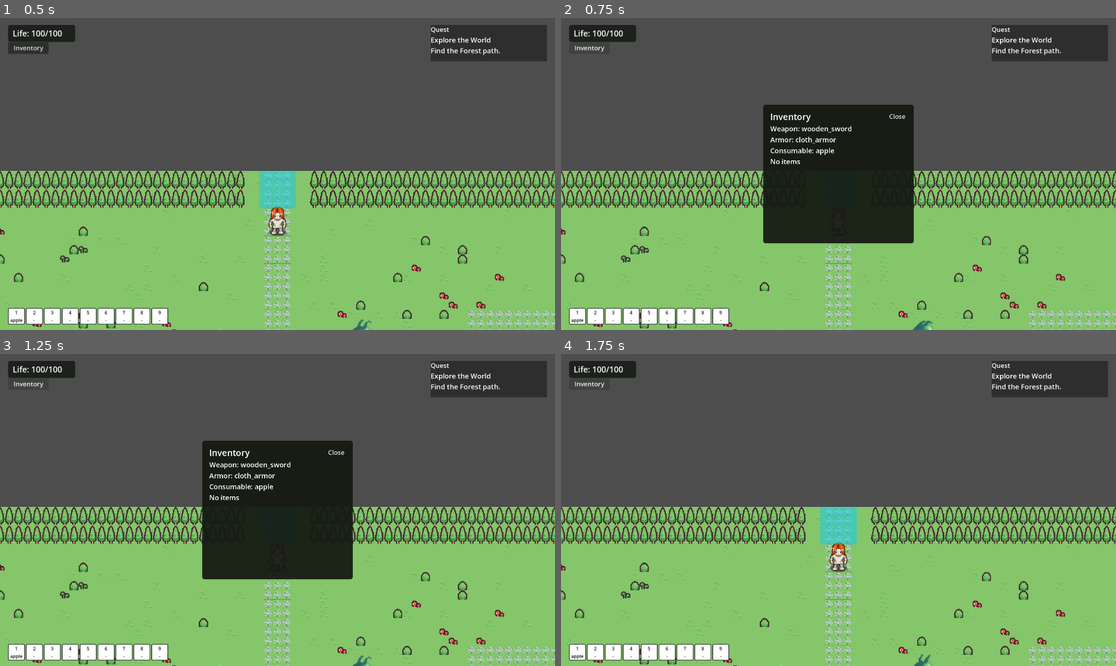
Above: before the commit, frames 1-4 (two rows, left to right).
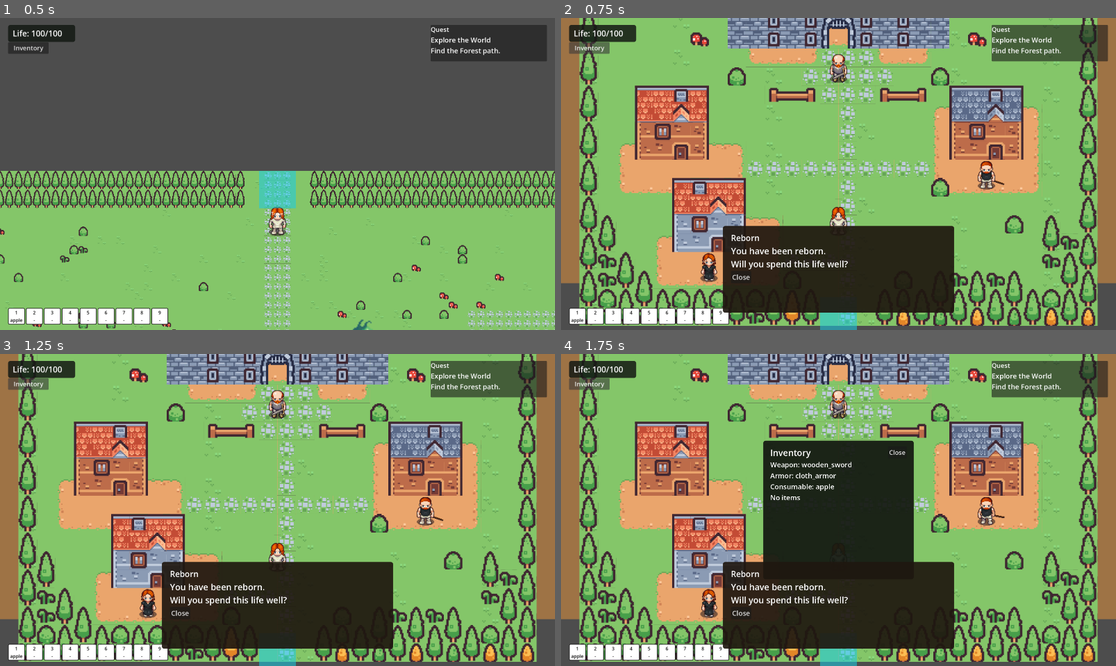
Above: after the commit, the same moments.

Repository: rajahafify/life-well-spent
Game: Godot game, scene res://scenes/field.tscn
The game is run twice, just before and just after one commit, with the same random seed, the same clock (stepped at 60 frames per second) and the same inputs. This scene is started directly instead of the project's main scene.
Inputs:
- Up to frame 1 (0.5 s): no input
- Up to frame 2 (0.75 s): click "Inventory" at 0.5 s
- Up to frame 3 (1.25 s): no input
- Up to frame 4 (1.75 s): click "Inventory" at 1.25 s

Frame 1 is identical in both runs. In frame 2, 83% of the frame differs, in the area x 0-100%, y 0-100%; in frame 3, 83%; in frame 4, 84%.

Commit message:
Fix progression QA issues
Specs: tests/specs/town_scene_dialog_test.gd, tests/specs/field_scene_test.gd, tests/specs/quest_manager_test.gd

Diff:
--- a/scripts/controllers/field.gd
+++ b/scripts/controllers/field.gd
@@ -164,6 +164,8 @@
 
 func _physics_process(delta: float) -> void:
 	_update_camera()
+	if Input.is_mouse_button_pressed(MOUSE_BUTTON_LEFT):
+		follow_held_mouse(get_global_mouse_position())
 	if _pending_npc != null and _pending_npc.is_player_in_talk_range(_player.global_position):
 		var npc := _pending_npc
 		_pending_npc = null
@@ -242,6 +244,10 @@
 		return false
 	movement.move_to(target)
 	return true
+
+
+func follow_held_mouse(target: Vector2) -> bool:
+	return move_player_to(target)
 
 
 func engage_enemy(instance_id: String) -> void:
--- a/scripts/controllers/town_scene_controller.gd
+++ b/scripts/controllers/town_scene_controller.gd
@@ -40,7 +40,7 @@
 	_connect_hud()
 	_update_quest_window()
 	_connect_dialog()
-	_show_reborn_dialog()
+	_show_reborn_dialog_once()
 	_connect_portal()
 	_connect_worldbuilding_npcs()
 	_update_camera()
@@ -61,8 +61,11 @@
 		_dialog_view.complete_quest_requested.connect(_on_complete_quest_requested)
 
 
-func _show_reborn_dialog() -> void:
-	_dialog_view.show_dialog("Reborn", REBORN_DIALOG, false, false)
+func _show_reborn_dialog_once() -> void:
+	if QuestSystem.mark_town_reborn_intro_seen():
+		_dialog_view.show_dialog("Reborn", REBORN_DIALOG, false, false)
+		return
+	_dialog_view.hide_dialog()
 
 
 func _connect_portal() -> void:
@@ -79,6 +82,8 @@
 
 func _physics_process(_delta: float) -> void:
 	_update_camera()
+	if Input.is_mouse_button_pressed(MOUSE_BUTTON_LEFT):
+		follow_held_mouse(get_global_mouse_position())
 	if _pending_npc != null and _pending_npc.is_player_in_talk_range(_player.global_position):
 		var npc := _pending_npc
 		_pending_npc = null
@@ -117,6 +122,10 @@
 	return true
 
 
+func follow_held_mouse(target: Vector2) -> bool:
+	return move_player_to(target)
+
+
 func request_field() -> void:
 	requested_scene_path = FIELD_PATH
 	if is_inside_tree():
--- a/scripts/managers/quest_system.gd
+++ b/scripts/managers/quest_system.gd
@@ -60,6 +60,14 @@
 	return quests.complete_side_quest_chain(chain_id)
 
 
+func has_seen_town_reborn_intro() -> bool:
+	return quests.has_seen_town_reborn_intro()
+
+
+func mark_town_reborn_intro_seen() -> bool:
+	return quests.mark_town_reborn_intro_seen()
+
+
 func has_certification(certification_id: String) -> bool:
 	return quests.has_certification(certification_id)
 
--- a/scripts/models/progression_model.gd
+++ b/scripts/models/progression_model.gd
@@ -47,6 +47,7 @@
 		return false
 	if quest_manager.side_quest_step(chain_id) >= 3:
 		quest_manager.complete_side_quest_chain(chain_id)
+		quest_manager.advance_main_quest_objective("explore_the_world", "enter_forest")
 		player_stats.unlock_facility("swordsman_guild")
 	return true
 
--- a/scripts/models/quest_manager.gd
+++ b/scripts/models/quest_manager.gd
@@ -7,6 +7,7 @@
 const MAIN_EXPLORE_WORLD := "explore_the_world"
 const OBJ_FIND_FOREST_PATH := "find_forest_path"
 const OBJ_GET_SWORDSMAN_CERTIFICATION := "get_swordsman_certification"
+const OBJ_ENTER_FOREST := "enter_forest"
 const CHECKPOINT_FOREST_GUARD := "forest_guard"
 const SIDE_REBUILD_SWORDSMAN_GUILD := "rebuilding_swordsman_guild"
 const CERT_SWORDSMAN := "swordsman_certification"
@@ -18,6 +19,7 @@
 var main_quests: Dictionary = {}
 var side_quest_chains: Dictionary = {}
 var certifications: Dictionary = {}
+var town_reborn_intro_seen: bool = false
 
 
 func add_quest(name: String, cost: int, description: String) -> void:
@@ -84,6 +86,7 @@
 			"objectives": {
 				OBJ_FIND_FOREST_PATH: "Find the Forest path.",
 				OBJ_GET_SWORDSMAN_CERTIFICATION: "Get Swordsman Certification.",
+				OBJ_ENTER_FOREST: "Enter the Forest.",
 			},
 			"checkpoints": {
 				CHECKPOINT_FOREST_GUARD: {
@@ -205,6 +208,17 @@
 	return true
 
 
+func has_seen_town_reborn_intro() -> bool:
+	return town_reborn_intro_seen
+
+
+func mark_town_reborn_intro_seen() -> bool:
+	if town_reborn_intro_seen:
+		return false
+	town_reborn_intro_seen = true
+	return true
+
+
 func has_certification(certification_id: String) -> bool:
 	return bool(certifications.get(certification_id, false))
 
@@ -218,6 +232,7 @@
 		"main_quests": main_quests.duplicate(true),
 		"side_quest_chains": side_quest_chains.duplicate(true),
 		"certifications": certifications.duplicate(true),
+		"town_reborn_intro_seen": town_reborn_intro_seen,
 	}
 
 
@@ -229,6 +244,7 @@
 	main_quests = Dictionary(data.get("main_quests", {})).duplicate(true)
 	side_quest_chains = Dictionary(data.get("side_quest_chains", {})).duplicate(true)
 	certifications = Dictionary(data.get("certifications", {})).duplicate(true)
+	town_reborn_intro_seen = bool(data.get("town_reborn_intro_seen", false))
 
 
 func _duplicate_array(value) -> Array[Dictionary]:
--- a/tests/specs/field_scene_test.gd
+++ b/tests/specs/field_scene_test.gd
@@ -553,6 +553,16 @@
 	assert_eq(player.global_position + Vector2(0, -150), camera.global_position)
 
 
+func test_field_follow_held_mouse_updates_player_destination() -> void:
+	if root == null:
+		return
+	var movement = root.get_node("Player/Sprite")
+	movement._ready()
+	var target := Vector2(900, 560)
+	assert_true(root.follow_held_mouse(target))
+	assert_eq(target, movement.destination)
+
+
 func test_far_forest_guard_click_moves_player_before_dialog() -> void:
 	if root == null:
 		return
--- a/tests/specs/progression_model_test.gd
+++ b/tests/specs/progression_model_test.gd
@@ -88,3 +88,13 @@
 	assert_true(quests.has_certification("swordsman_certification"))
 	assert_in("swordsman_guild", player.unlocked_facilities)
 	assert_false(quests.is_side_quest_active("rebuilding_swordsman_guild"))
+
+
+func test_swordsman_certification_step_three_advances_main_objective() -> void:
+	quests.setup_core_quests()
+	quests.advance_main_quest_objective("explore_the_world", "get_swordsman_certification")
+	progression.complete_swordsman_certification_step()
+	progression.complete_swordsman_certification_step()
+	progression.complete_swordsman_certification_step()
+	assert_eq("enter_forest", quests.current_main_objective_id())
+	assert_eq("Enter the Forest.", quests.current_main_objective_text())
--- a/tests/specs/quest_manager_test.gd
+++ b/tests/specs/quest_manager_test.gd
@@ -143,6 +143,21 @@
 	assert_eq("get_swordsman_certification", qm.current_main_objective_id())
 	assert_eq("Get Swordsman Certification.", qm.current_main_objective_text())
 	assert_true(qm.is_side_quest_active("rebuilding_swordsman_guild"))
+
+
+func test_swordsman_certification_can_advance_main_objective_to_forest_endpoint() -> void:
+	qm.setup_core_quests()
+	qm.advance_main_quest_objective("explore_the_world", "get_swordsman_certification")
+	assert_true(qm.advance_main_quest_objective("explore_the_world", "enter_forest"))
+	assert_eq("enter_forest", qm.current_main_objective_id())
+	assert_eq("Enter the Forest.", qm.current_main_objective_text())
+
+
+func test_town_reborn_intro_is_marked_once() -> void:
+	assert_false(qm.has_seen_town_reborn_intro())
+	assert_true(qm.mark_town_reborn_intro_seen())
+	assert_true(qm.has_seen_town_reborn_intro())
+	assert_false(qm.mark_town_reborn_intro_seen())
 
 
 func test_main_quest_tracks_forest_guard_checkpoint() -> void:
--- a/tests/specs/town_scene_dialog_test.gd
+++ b/tests/specs/town_scene_dialog_test.gd
@@ -50,6 +50,20 @@
 	assert_eq("You have been reborn.\nWill you spend this life well?", body.text)
 	assert_false(next.visible)
 	assert_null(root.get_node_or_null("UI/RebornPrompt"))
+
+
+func test_town_does_not_repeat_reborn_copy_after_first_visit() -> void:
+	root.free()
+	root = null
+	var first_scene: PackedScene = load("res://scenes/town_scene.tscn")
+	var first_root = first_scene.instantiate()
+	first_root._ready()
+	first_root.free()
+	var second_scene: PackedScene = load("res://scenes/town_scene.tscn")
+	root = second_scene.instantiate()
+	root._ready()
+	var dialog: TownDialogView = root.get_node("UI/DialogPanel") as TownDialogView
+	assert_false(dialog.visible)
 
 
 func test_town_has_top_right_quest_window() -> void:
@@ -152,6 +166,16 @@
 	assert_in("swordsman_guild", root.player_stats.unlocked_facilities)
 	assert_true(root.player_stats.game_over_requested)
 	assert_true(body.text.contains("SWORDSMAN GUILD UNLOCKED"))
+	assert_eq("enter_forest", QuestSystem.current_main_objective_id())
+
+
+func test_town_follow_held_mouse_updates_player_destination() -> void:
+	_close_start_dialog()
+	var movement: CharacterMovement = root.get_node("Player/Sprite") as CharacterMovement
+	movement._ready()
+	var target := Vector2(820, 640)
+	assert_true(root.follow_held_mouse(target))
+	assert_eq(target, movement.destination)
 
 
 func test_far_guildmaster_interaction_moves_player_without_opening_dialog() -> void:
Not shown, changed: README.md
Not shown, changed: docs/STATUS.md
Not shown, changed: llm-wiki/architecture/progression-model.md
Not shown, changed: llm-wiki/architecture/quest-manager.md
Not shown, changed: llm-wiki/log.md
Not shown, changed: llm-wiki/scenes/field.md
Not shown, changed: llm-wiki/scenes/town-hub.md
Not shown, changed: prototype/components/Field.md
Not shown, changed: prototype/components/progression.md
Not shown, changed: prototype/components/town.md
